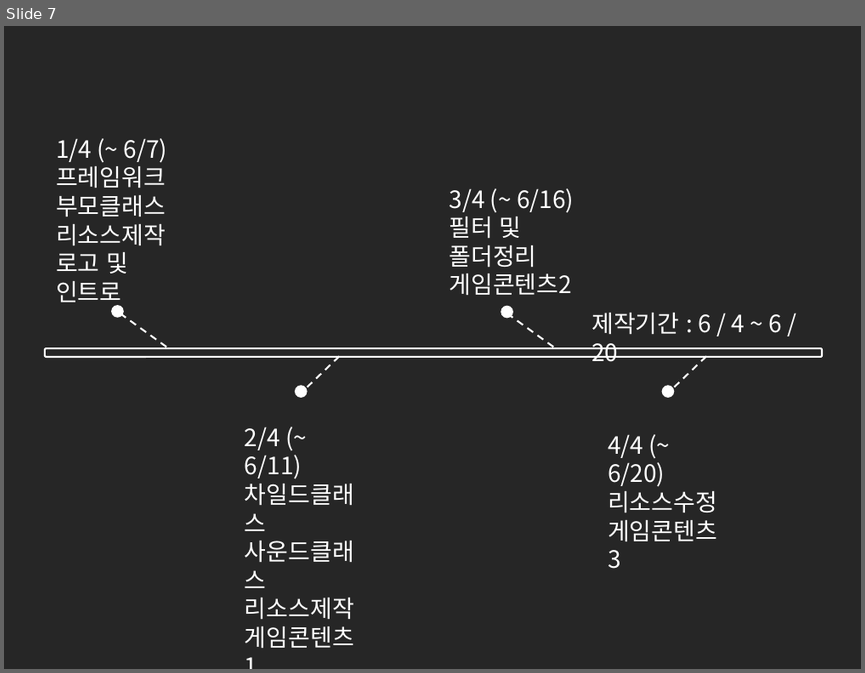
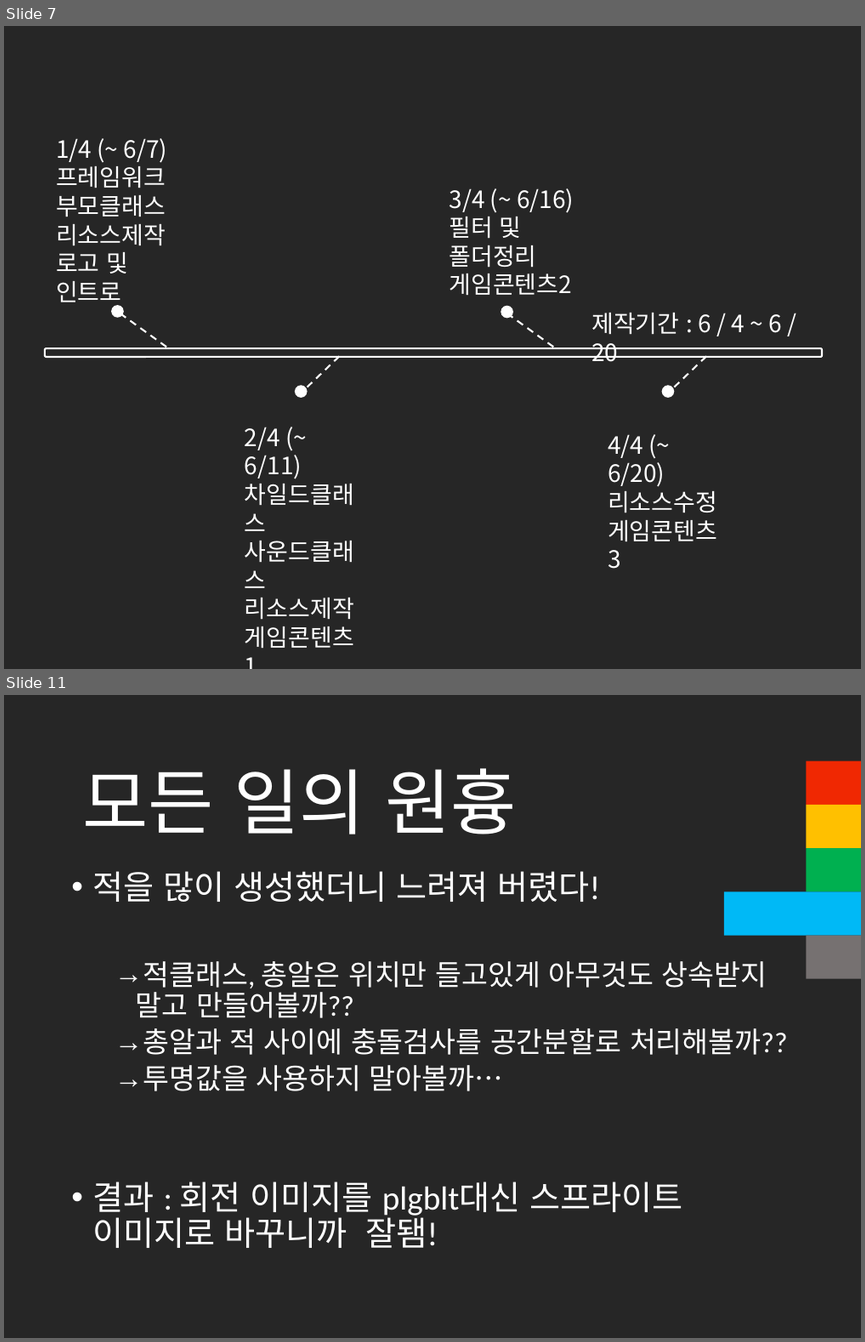
Before and after one commit to cmTEJAVA/Satellite, a slide deck: 발표자료/API 텀프로젝트 발표자료.pptx. Shown one above the other, each under a label of ours: slide 7 before the commit, slides 7 and 11 after it; the slides between them are not shown. The pictures are 865x673 and 865x1342 pixels, drawn with LibreOffice and Linux fonts; fonts in the diff are those of the drawing. Boxes give left, top, right and bottom in pixels: in the first picture for what was removed or moved away, otherwise in the second. Text is boxed around its words. In the diff, an @@ line names an element or a change of style, - is before the commit and + after.

```diff
--- a/발표자료/API 텀프로젝트 발표자료.pptx
+++ b/발표자료/API 텀프로젝트 발표자료.pptx
@@ slide 11 added at <box>4,695,861,1338</box>, background #262626 @@
@@ text added at <box>82,768,517,834</box>, 60 pt, text #FFFFFF @@
+모든 일의 원흉
@@ rectangle added at <box>806,761,861,805</box>, fill #F02802 @@
@@ rectangle added at <box>806,805,861,848</box>, fill #FFC000 @@
@@ text added at <box>93,871,788,1247</box>, 24 pt, text #FFFFFF @@
+• 적을 많이 생성했더니 느려져 버렸다!
+  → 적클래스, 총알은 위치만 들고있게 아무것도 상속받지 말고 만들어볼까??
+  → 총알과 적 사이에 충돌검사를 공간분할로 처리해볼까??
+  → 투명값을 사용하지 말아볼까…
+• 결과 : 회전 이미지를 plgblt대신 스프라이트 이미지로 바꾸니까 잘됌!
@@ rectangle added at <box>806,848,861,892</box>, fill #00B050 @@
@@ rectangle added at <box>724,892,861,936</box>, fill #00B9F6 @@
@@ rectangle added at <box>806,935,861,979</box>, fill #767171 @@
```
Also in this commit, not shown: 4 other slides added.
